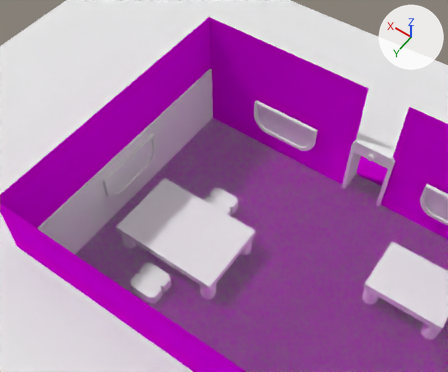
An edit to the Blender file maps/Atlases/LightWorld/inner_house_link/inner_house_link.blend, drawn before and after from the same camera.
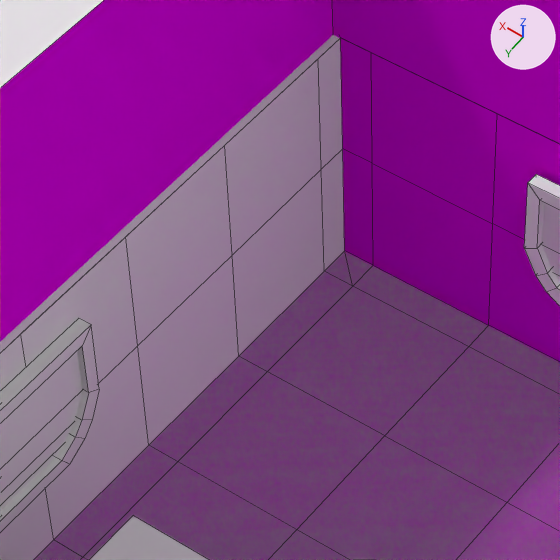
Old and new are each drawn from a 50 mm camera at (-0.304, 0.726, 1.411) aimed at (0.358, -0.202, -0.046) and again close up on the part from 30% to 58% of the width and 16% to 51% of the height. Every picture has the same lights, and +X, +Y and +Z are marked at upper right. The close-ups show mesh edges as thin lines.

In view in the first close-up: 'big_table', 'house_inner_window.001', 'house_inner_window.002', 'inner_house_link', 'physics_floor', 'physics_wall', 'vision_plane'.
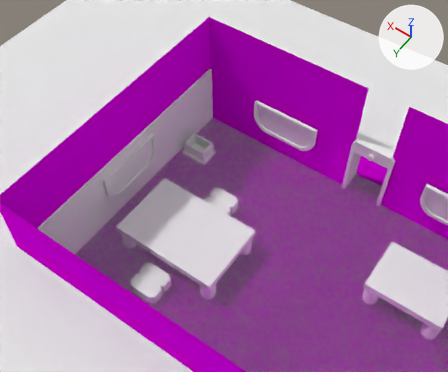
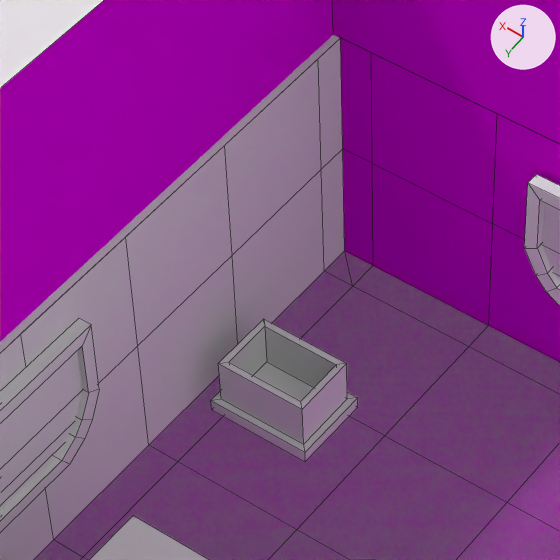
Commit message: added chest

Boxes (x1, y1, x2, y2) around the edits, measured in the close-ups (560 x 560 px):
```json
{"object": "lamp_chest", "change": "added", "after": [211, 319, 358, 462]}
```

Edits to the scene script, one JSON object a line:
```json
{"op": "add", "block": "mat_chest", "code": ["mat_chest = diffuse_material('chest')", "mat_chest.base_color = (0.8, 0.8, 0.8)  # white #e7e7e7"]}
{"op": "add", "block": "me_small_chest_bottom", "code": ["me_small_chest_bottom = bpy.data.meshes.new('small_chest_bottom')", "me_small_chest_bottom.from_pydata(...)  # 24 vertices, 21 faces; spans x -0.04..0.04, y -0.05..0.01, z 0.0..0.046", "me_small_chest_bottom.materials.append(mat_chest)  # white #e7e7e7"]}
{"op": "add", "block": "ob_lamp_chest", "code": ["ob_lamp_chest = bpy.data.objects.new('lamp_chest', me_small_chest_bottom)", "ob_lamp_chest.location = (0.47, -0.21, 0.0)"]}
```
